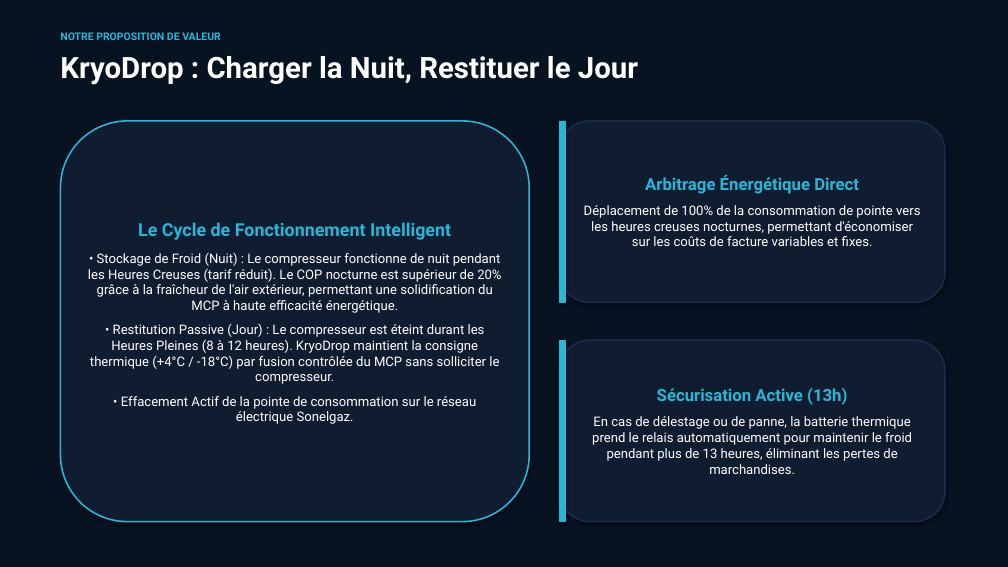
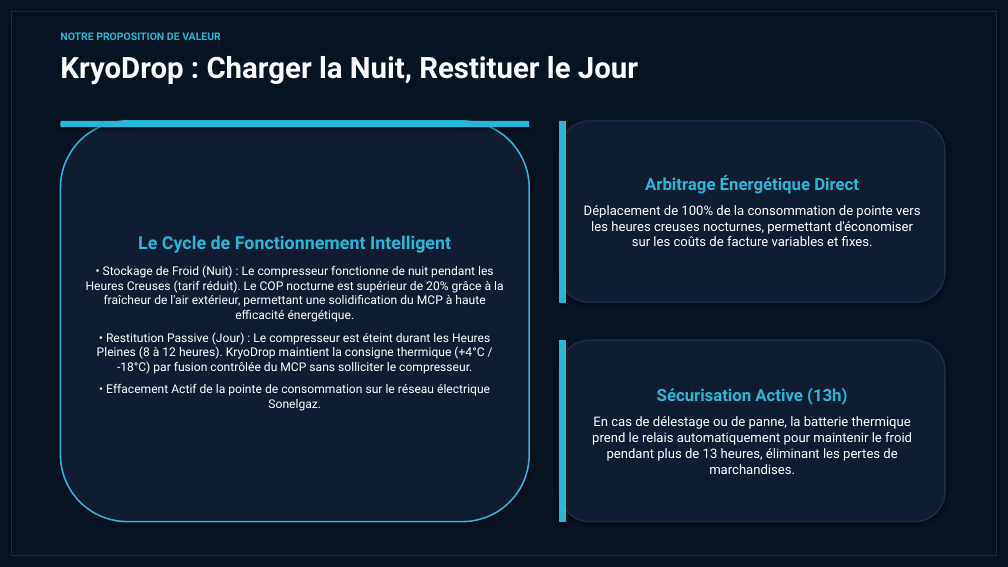
Before and after one commit to Islem-dev31/mcp-tes-simulator, a slide deck: slide 3 of kryodrop_pitch_deck.pptx. Drawn at 1008x567 pixels with LibreOffice and Linux fonts; fonts in the diff are those of the drawing. Boxes give left, top, right and bottom in pixels: in the first picture for what was removed or moved away, otherwise in the second. Text is boxed around its words. In the diff, an @@ line names an element or a change of style, - is before the commit and + after.

```diff
--- a/kryodrop_pitch_deck.pptx
+++ b/kryodrop_pitch_deck.pptx
@@ rectangle added at (x1=11, y1=11, x2=997, y2=556), outline #1E293B 1.5 pt @@
@@ rounded rectangle added at (x1=60, y1=121, x2=529, y2=127), fill #29B6D8 @@
@@ text at (x1=86, y1=265, x2=503, y2=411): size 12.5 to 11.5 pt @@
```
Also in this commit, not shown: 6 other slides changed, 3 slides added, 1 slide removed, 8 other files.
